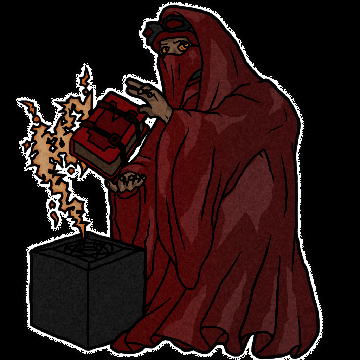
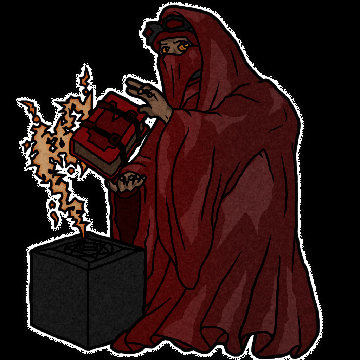
Layered file, before and after one edit (360px x 360px). Changes by layer:
added layer "Layer 47" (35%) in group "color" over [116,188,139,199]
added layer "Layer 46" (50%) in group "color" over [115,188,142,247]
